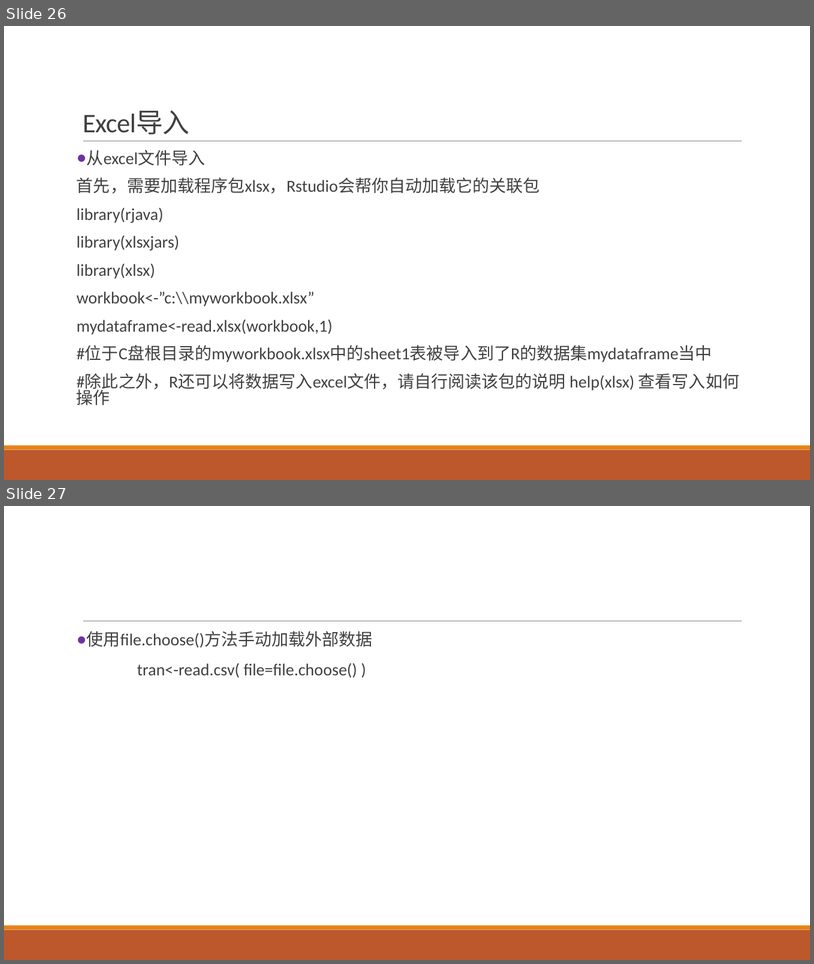
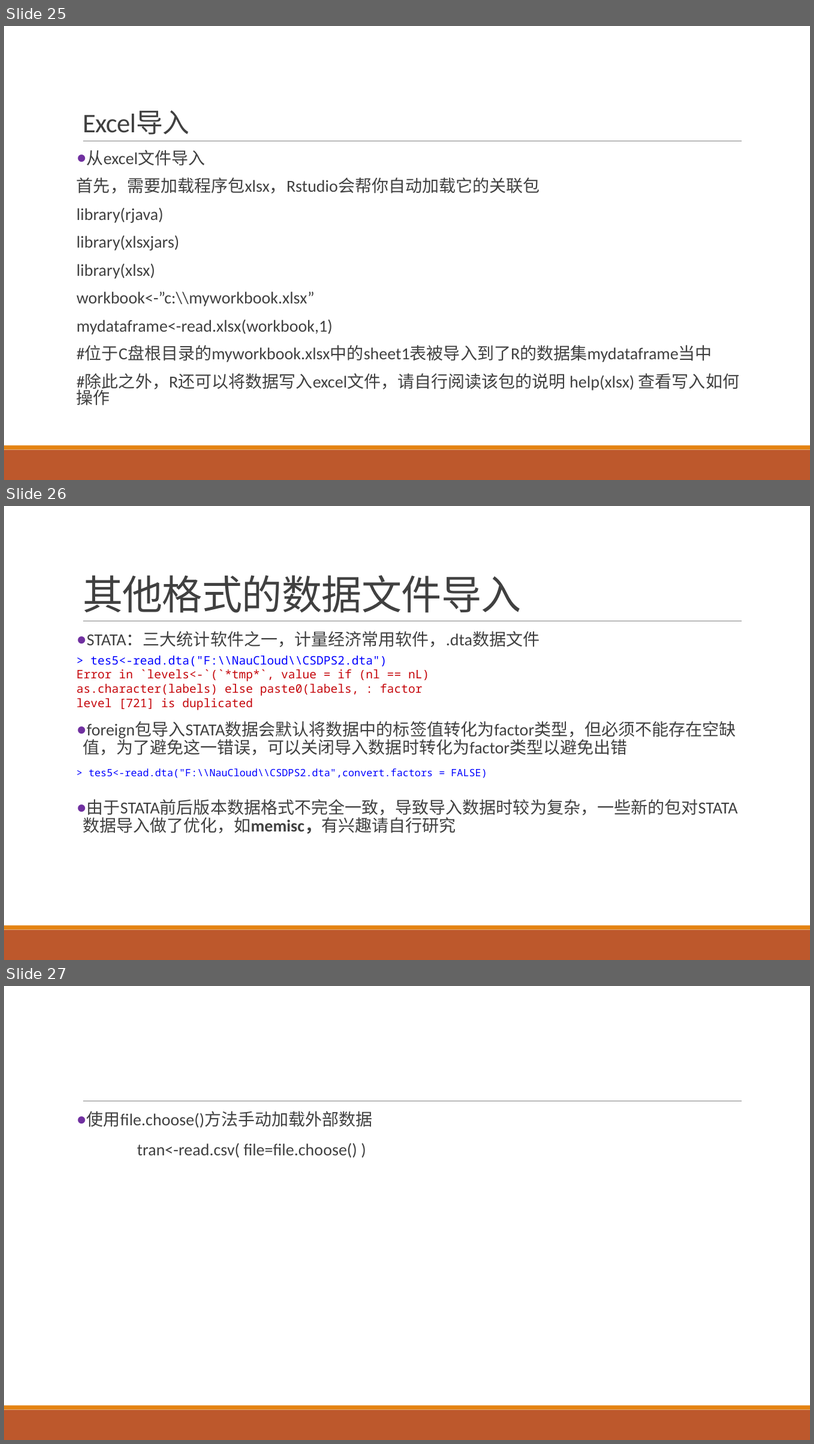
Before and after one commit to exoplanetX/DataAnalytics, a slide deck: 实验2-变量-导入和包.pptx. Shown one above the other, each under a label of ours: slides 26 and 27 before the commit, slides 25, 26 and 27 after it. The pictures are 814x964 and 814x1444 pixels, drawn with LibreOffice and Linux fonts; fonts in the diff are those of the drawing. Boxes give left, top, right and bottom in pixels: in the first picture for what was removed or moved away, otherwise in the second. Text is boxed around its words. In the diff, an @@ line names an element or a change of style, - is before the commit and + after.

Commit message:
Add files via upload
为了降低难度，增加了对dta文件的解释

```diff
--- a/实验2-变量-导入和包.pptx
+++ b/实验2-变量-导入和包.pptx
@@ slide 26 added at box(4, 506, 810, 960), background #FFFFFF; not listed: 3 template elements that a slide beside it also shows @@
@@ title added at box(83, 575, 522, 613), 48 pt, text #404040 @@
+其他格式的数据文件导入
@@ text added at box(83, 631, 738, 834), 20 pt, text #404040 @@
+● STATA：三大统计软件之一，计量经济常用软件，.dta数据文件
+● foreign包导入STATA数据会默认将数据中的标签值转化为factor类型，但必须不能存在空缺值，为了避免这一错误，可以关闭导入数据时转化为factor类型以避免出错
+● 由于STATA前后版本数据格式不完全一致，导致导入数据时较为复杂，一些新的包对STATA数据导入做了优化，如memisc，有兴趣请自行研究
@@ text added at box(77, 655, 429, 710), 14 pt, text #C5060B @@
+> tes5<-read.dta("F:\\NauCloud\\CSDPS2.dta")
+Error in `levels<-`(`*tmp*`, value = if (nl == nL) as.character(labels) else paste0(labels, : factor level [721] is duplicated
@@ text added at box(89, 768, 487, 778), 12 pt, text #0000FF @@
+> tes5<-read.dta("F:\\NauCloud\\CSDPS2.dta",convert.factors = FALSE)
@@ what was slide 26 is now slide 25 @@
```
Also in this commit, not shown: 6 slides changed, 1 other slide added, 2 slides removed.
